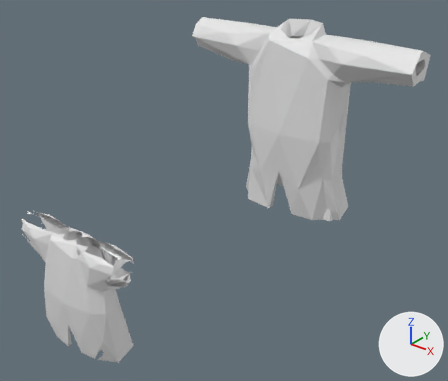
The glTF model maybraid/assets/characters/clothes/body/wumbus_biped_full_body/short_sleeved_robe_coat.glb: old version first, new version second.
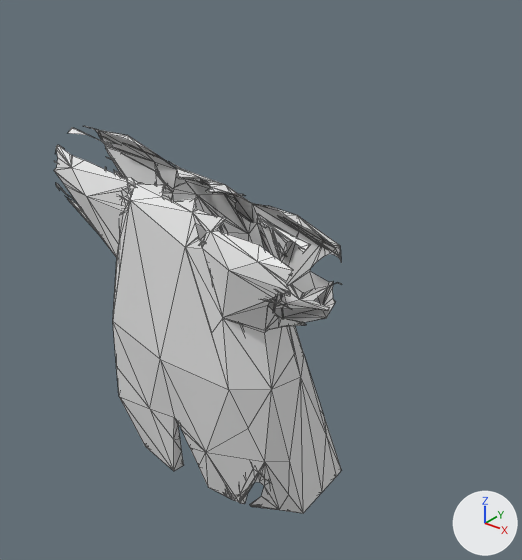
There are two pictures of each version: one whole from a 50 mm lens placed at (5.86, -4.22, 4.88), pointed at (1.85, 0.8, 1.77), one close up on the part from 0% to 46% of the width and 42% to 100% of the height. Arrows for +X, +Y and +Z are at lower right; the lights stay in place. The older version's two pictures come first. The close-ups show mesh edges as thin lines. Vertices at exactly the same position are counted once.

Objects in the first close-up: 'ProtoSleevedCoat'.
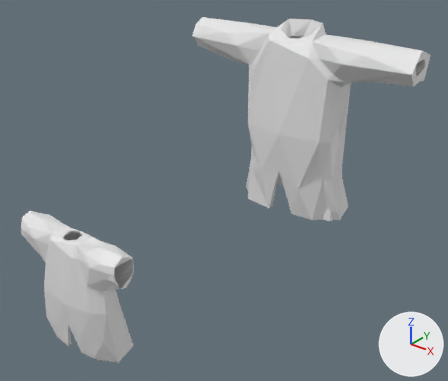
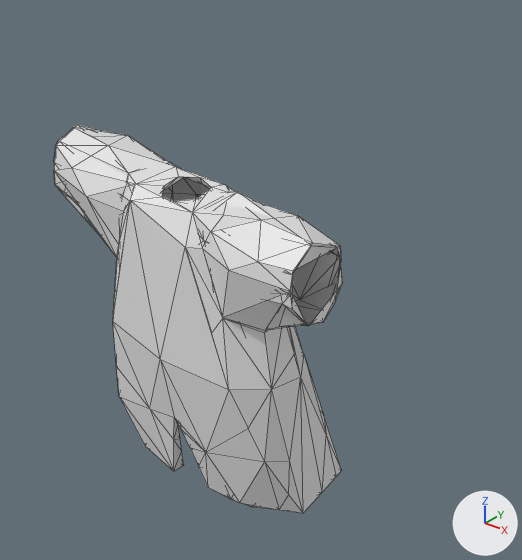
Location of each change, [x1, y1, x2, y2] in pixels of the close-ups (522 x 560 px):
'ProtoSleevedCoat', reshaped: before [54, 126, 341, 513]; after [54, 125, 342, 513]
part 1 of me_shortsleevedrobecoat_002, deleted: before [56, 167, 306, 253]
part 2 of me_shortsleevedrobecoat_002, built on: before [54, 126, 341, 330]; after [54, 125, 342, 330]

The change, as a diff of the scene's bpy script:
```diff
--- a/maybraid/assets/characters/clothes/body/wumbus_biped_full_body/short_sleeved_robe_coat.glb.py
+++ b/maybraid/assets/characters/clothes/body/wumbus_biped_full_body/short_sleeved_robe_coat.glb.py
@@ me_shortsleevedrobecoat_002 @@
 # used by ob_protosleevedcoat; location = (0.0, 0.0, 0.0)
-me_shortsleevedrobecoat_002.from_pydata(...)  # 1532 vertices, 2160 faces; spans x -0.94..0.95, y -0.29..0.37, z -0.88..0.94
+me_shortsleevedrobecoat_002.from_pydata(...)  # 315 vertices, 638 faces; spans x -0.96..0.95, y -0.29..0.37, z -0.88..0.94
+# me_shortsleevedrobecoat_002 part 1: 7 loose pieces with 63 vertices, spanning x -0.93..0.93, y -0.17..0.17, z 0.53..0.9, are deleted
+# me_shortsleevedrobecoat_002 part 2: 4 vertices moved within x -0.93..0.92, y -0.14..0.14, z 0.81..0.92; 954 vertices removed from x -0.94..0.95, y -0.17..0.21, z 0.26..0.94; 51 vertices added at x -0.96..0.95, y -0.17..0.17, z 0.4..0.93
+# other edits to the shape of me_shortsleevedrobecoat_002 do not show in these pictures
```
